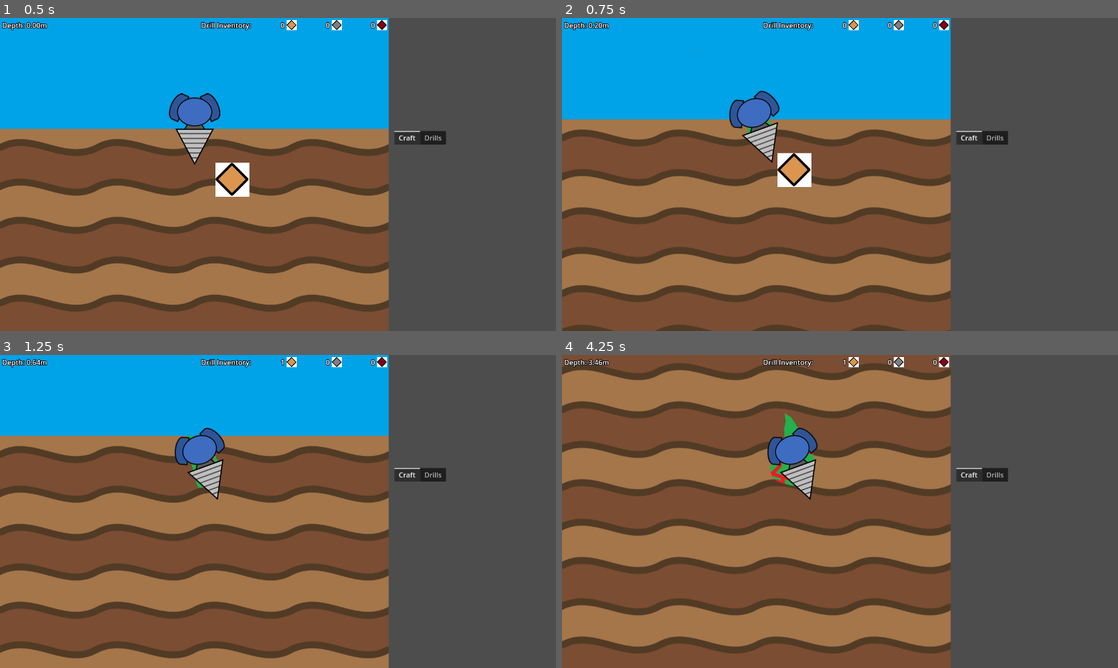
Above: before the commit, frames 1-4 (two rows, left to right).
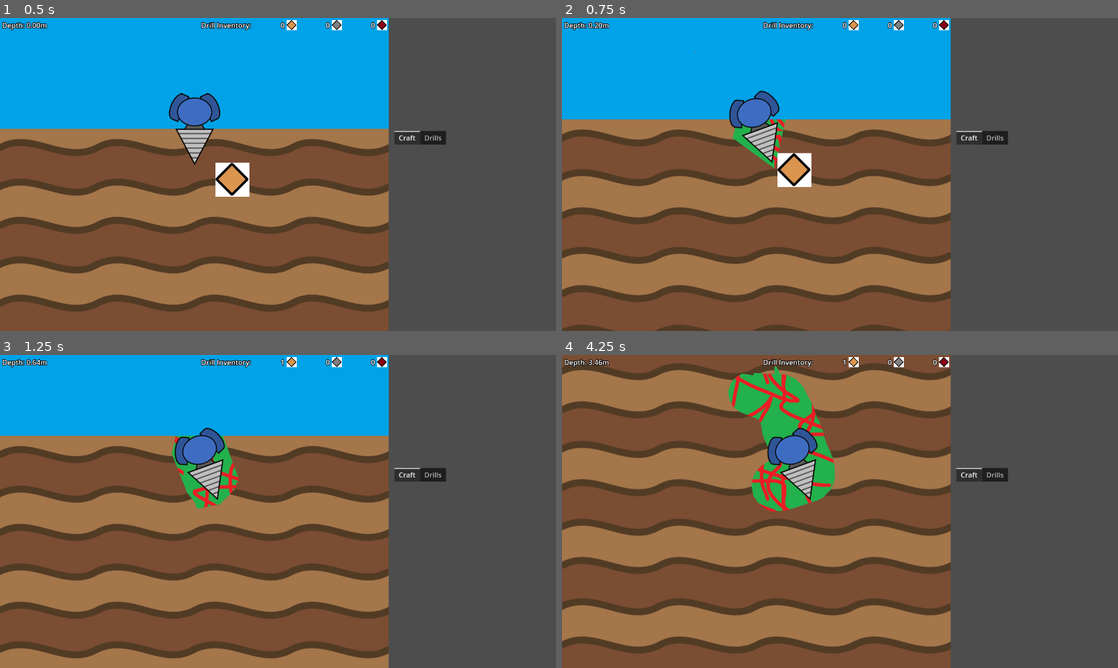
Above: after the commit, the same moments.

Repository: aNotSoCleverName/mechanicore
Game: Godot game, scene res://Main.tscn
The game is run twice, just before and just after one commit, with the same random seed, the same clock (stepped at 60 frames per second) and the same inputs.
Inputs:
- Up to frame 1 (0.5 s): no input
- Up to frame 2 (0.75 s): tap Enter (ui_accept) at 0.5 s; hold Right (ui_right) from 0.53 s (still down); tap Space at 0.6 s
- Up to frame 3 (1.25 s): keep holding Right (ui_right); tap Enter (ui_accept) at 0.77 s
- Up to frame 4 (4.25 s): release Right (ui_right) at 1.28 s; hold Left (ui_left) 1.28-2.03 s; tap Space every 0.75 s from 1.35 to 3.6 s; tap Enter (ui_accept) at 1.52, 3.02, 3.77 s; hold Right (ui_right) 2.03-3.53 s; hold Left (ui_left) from 3.53 s (still down)

Frame 1 is identical in both runs. In frame 2, 0.4% of the frame differs, in the area x 30-41%, y 32-48%; in frame 3, 0.9%; in frame 4, 3.9%, in the area x 29-50%, y 2-50%.

Commit message:
Adjusted trails size to new drill size

Diff:
--- a/Endless Run/Background/Parallax Background.tscn
+++ b/Endless Run/Background/Parallax Background.tscn
@@ -13,8 +13,8 @@
 shader_parameter/image_texture = ExtResource("4_yd1i5")
 
 [sub_resource type="Curve" id="Curve_0jw7f"]
-max_value = 6.0
-_data = [Vector2(0, 0), 0.0, 16.5135, 0, 0, Vector2(0.252632, 4.21978), 11.958, 11.958, 0, 0, Vector2(0.889474, 6), -0.544672, -0.544672, 0, 0, Vector2(1, 0), -134.671, 0.0, 0, 0]
+max_value = 12.0
+_data = [Vector2(0, 0), 0.0, 16.5135, 0, 0, Vector2(0.304813, 11.5165), 11.958, 11.958, 0, 0, Vector2(0.882353, 11.5165), -11.4805, -11.4805, 0, 0, Vector2(1, 0), -134.671, 0.0, 0, 0]
 point_count = 4
 
 [node name="ParallaxBackground" type="ParallaxBackground"]
--- a/Endless Run/Background/Trails.gd
+++ b/Endless Run/Background/Trails.gd
@@ -1,7 +1,7 @@
 extends Line2D
 
 const MIN_DIST_BETWEEN_POINTS: int = 20;
-const MAX_DIST: int = 200;
+const MAX_DIST: int = 350;
 
 var _drill: Drill;
 
@@ -43,7 +43,7 @@
 				self.remove_point(0);
 	)
 
-var drillHeadAndTailOffset: int = 60;	# How far head/tail are from drill's center
+var drillHeadAndTailOffset: int = 100;	# How far head/tail are from drill's center
 func _GetDrillHeadPos(inDrillCenterPos: Vector2):
 	# Generate squiggle effect
 	var squiggleOffset: float = 3;	# Offset drill head by X px to the sides
